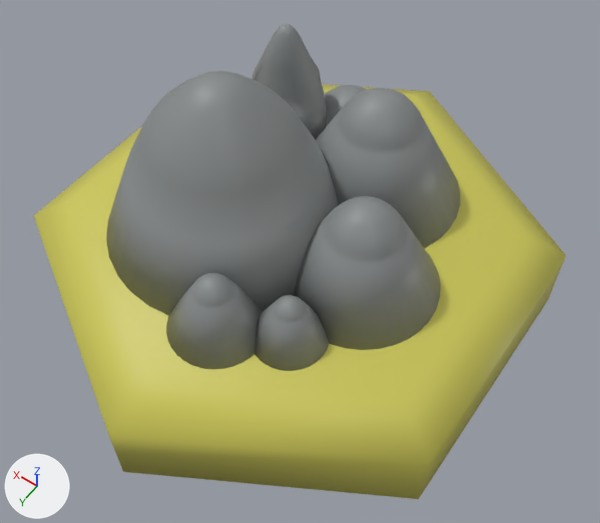
An edit to the Blender file Assets/RESOURCES/Models/HexagonMountain.blend, drawn before and after from the same camera.
Before and after are seen from a 50 mm lens placed at (-1.18, 1.61, 2.67), pointed at (-0.13, 0.14, 0.36). The axes (+X, +Y, +Z) are drawn at lower left. The lights are the same throughout.
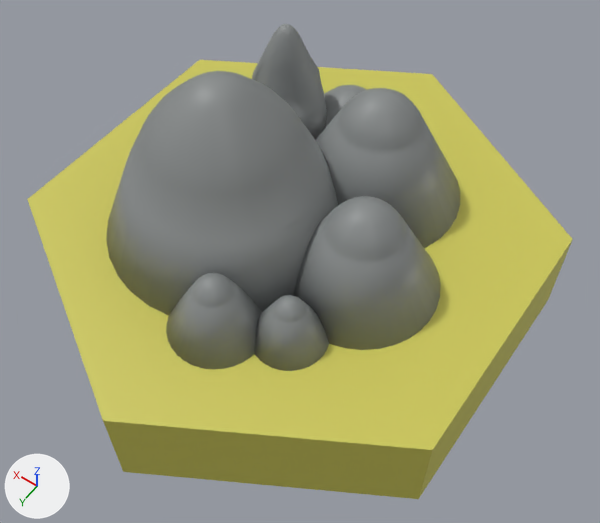
Changed parts and their boxes [x1, y1, x2, y2] in the pictures (600 x 523 px):
'Circle.001', shown (yellow)
    after: [27, 60, 573, 499]
part 1 of me_circle, deleted (yellow)
    before: [34, 84, 566, 499]
part 2 of me_circle_002, cut back (yellow)
    after: [103, 241, 572, 499]
part 3 of me_circle_002, recoloured (yellow)
    after: [27, 60, 573, 450]

The change, as a diff of the scene's bpy script:
```diff
--- a/Assets/RESOURCES/Models/HexagonMountain.blend.py
+++ b/Assets/RESOURCES/Models/HexagonMountain.blend.py
@@ me_circle @@
 me_circle.from_pydata(...)  # 2344 vertices, 2212 faces, 6 loose edges; spans x -0.87..0.87, y -1.0..1.0, z 0.0..1.03
 # used by ob_circle; location = (0.0, 0.0, 0.0)
-me_circle.materials.append(mat_material)  # yellow #cec959
+# me_circle part 1: the loose piece of 24 vertices spanning x -0.87..0.87, y -1.0..1.0, z 0.0..0.37 is deleted
 me_circle.materials.append(mat_mountain)
@@ me_circle_002 @@
 # used by ob_circle_001; location = (0.0, 0.0, 0.374)
-me_circle_002.from_pydata(...)  # 18 vertices, 14 faces; spans x -0.87..0.87, y -1.0..1.0, z 0.0..0.37
+me_circle_002.from_pydata(...)  # 12 vertices, 8 faces; spans x -0.87..0.87, y -1.0..1.0, z 0.0..0.37
+# me_circle_002 part 2
+# 6 vertices are removed from x -0.87..0.87, y -1.0..1.0, z 0.19
+# 12 faces are deleted
+# 6 new faces join them
+# me_circle_002 part 3: 2 faces spanning x -0.87..0.87, y -1.0..1.0, z 0.0..0.37 switch from no material to mat_material (yellow #cec959)
@@ ob_circle_001 @@
 ob_circle_001 = bpy.data.objects.new('Circle.001', me_circle_002)
-ob_circle_001.location = (0.0, 0.0, 0.374)
-ob_circle_001.hide_set(True)
+ob_circle_001.location = (0.0, 0.0, 0.0)
```
